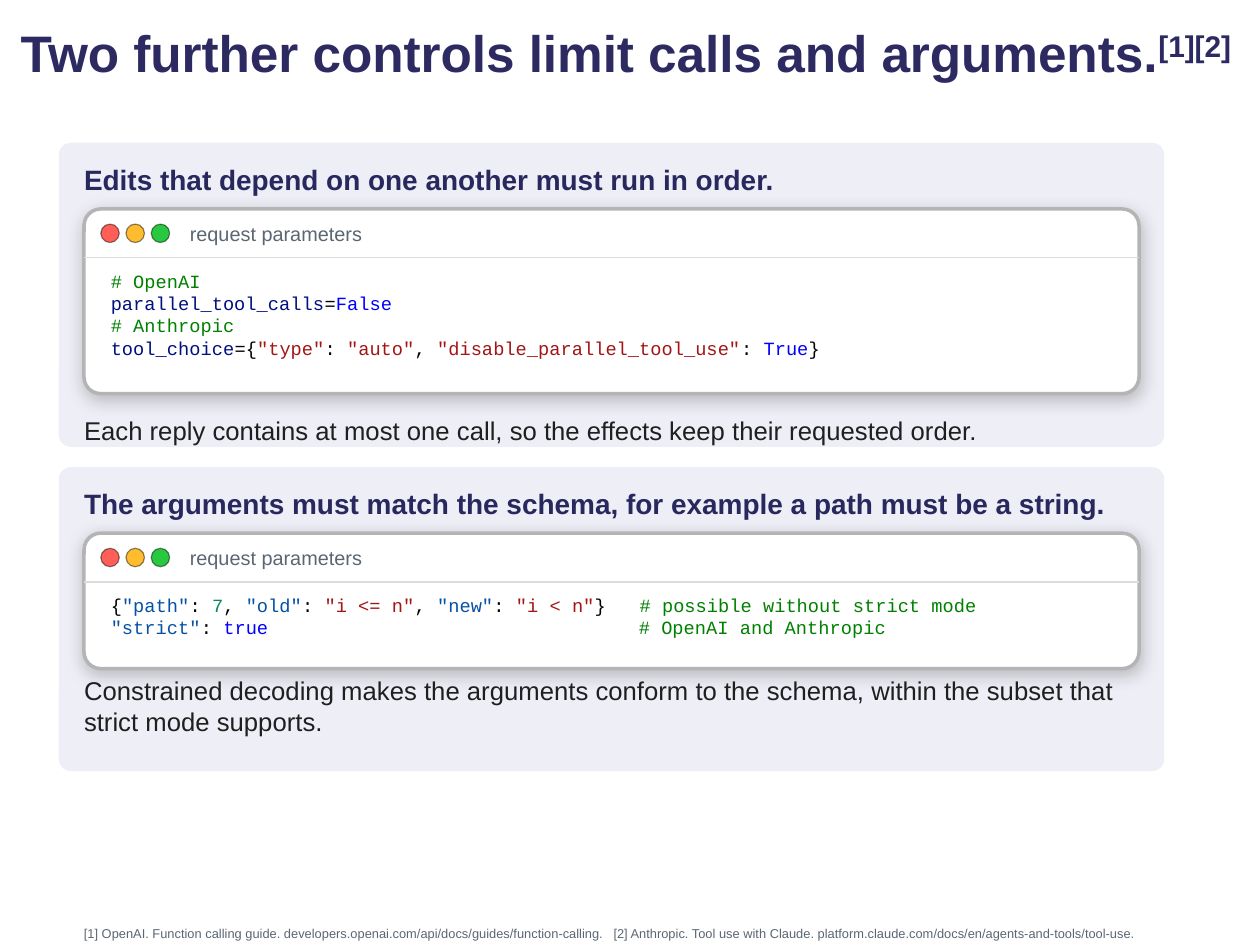
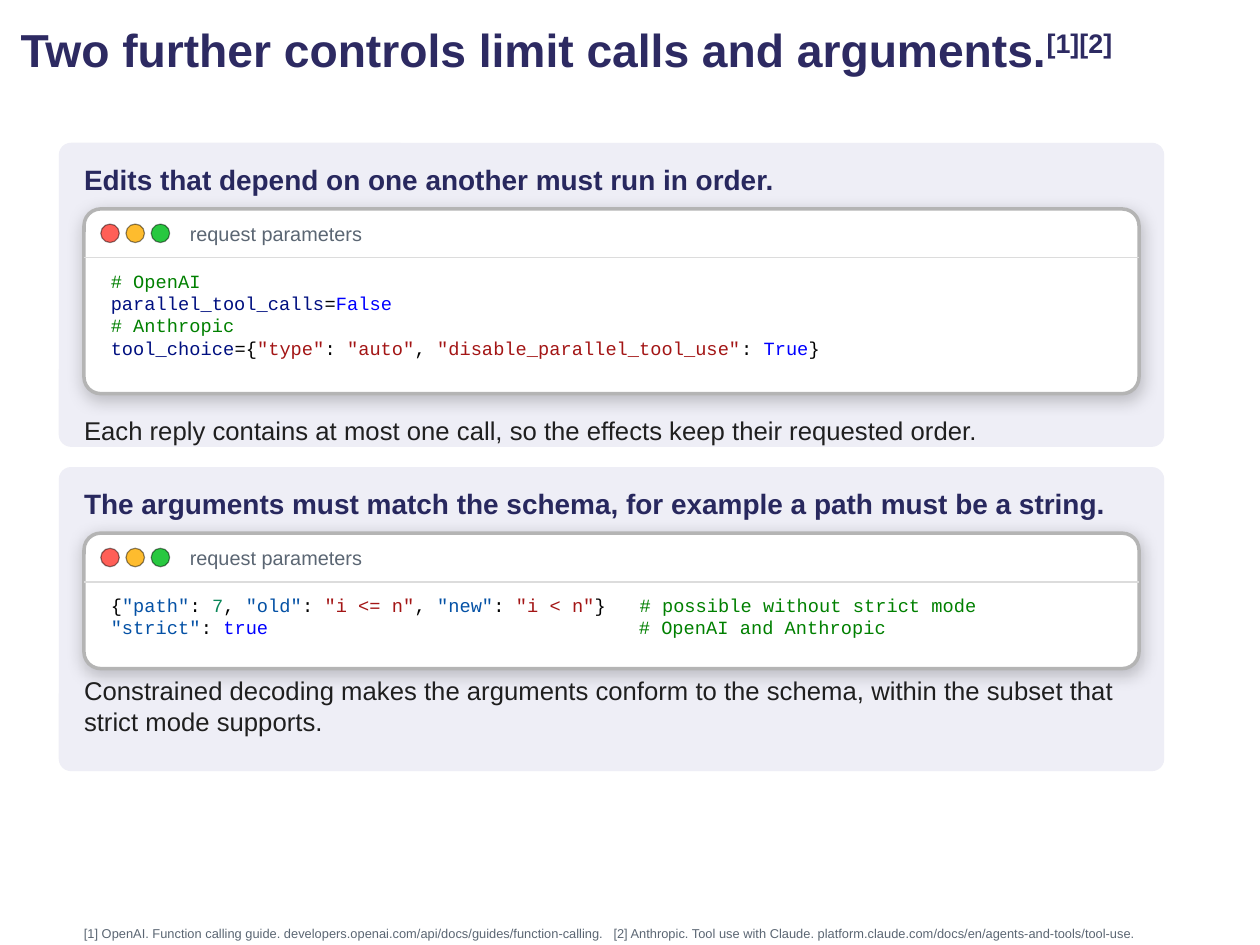
Before and after one commit to comse6998-019/lectures, a slide deck: slide 127 of lecture-4--2026-10-02/lecture4.pptx. Drawn at 1260x945 pixels with LibreOffice and Linux fonts; fonts in the diff are those of the drawing; background and template pictures are left out. Boxes give left, top, right and bottom in pixels: in the first picture for what was removed or moved away, otherwise in the second. Text is boxed around its words. In the diff, an @@ line names an element or a change of style, - is before the commit and + after.

```diff
--- a/lecture-4--2026-10-02/lecture4.pptx
+++ b/lecture-4--2026-10-02/lecture4.pptx
@@ title "Two further controls limit calls ..." at [21, 33, 1113, 77]: size 22 to 19.8 pt @@
```
Also in this commit, not shown: 80 other slides changed, 21 other files.
